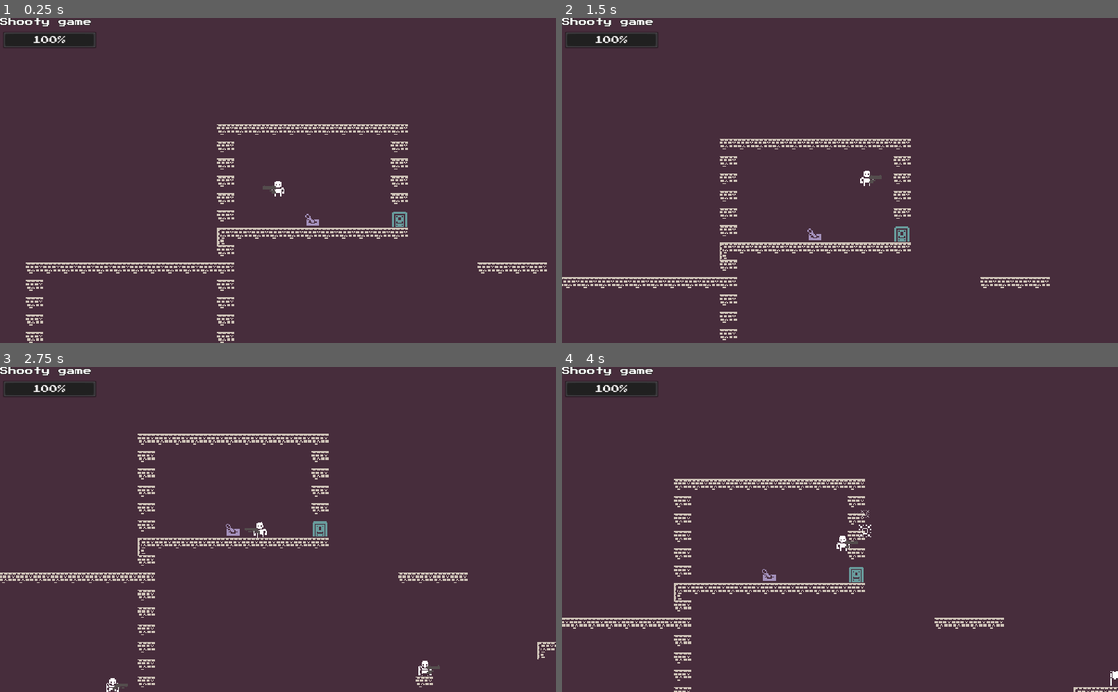
Above: before the commit, frames 1-4 (two rows, left to right).
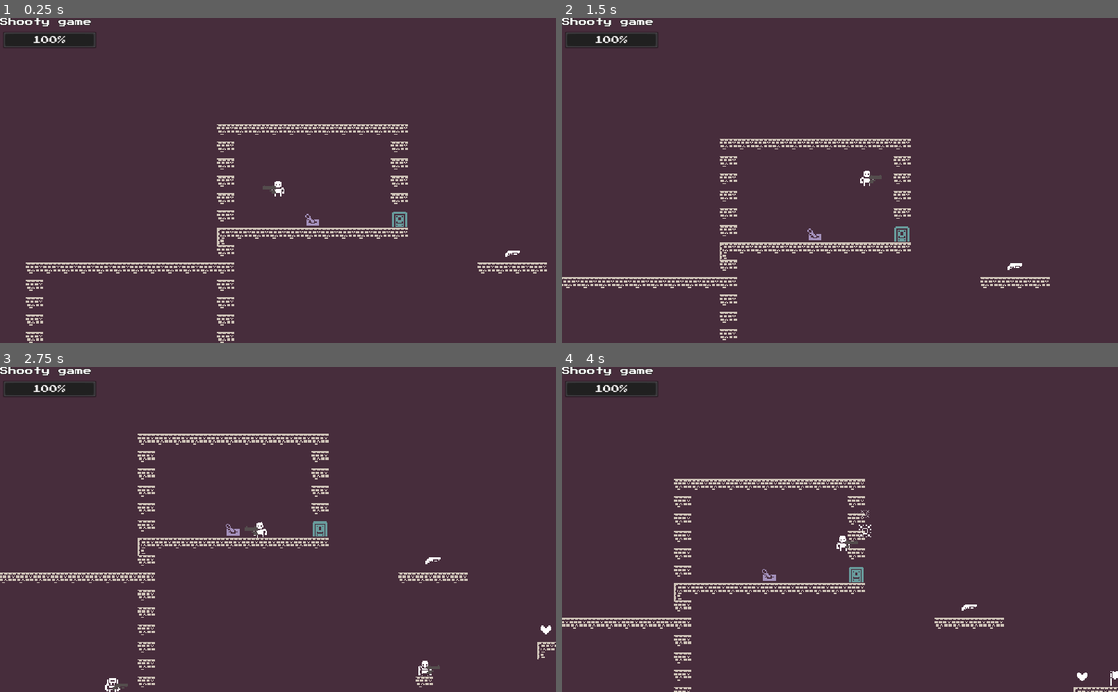
Above: after the commit, the same moments.

Repository: BasicLich/miz-jam-1-entry
Game: Godot game, scene res://Game.tscn
Two runs of this game, one before a commit and one after it. Both use one fixed random seed, a clock stepped at 60 frames per second and the inputs below.
Inputs:
- Up to frame 1 (0.25 s): no input
- Up to frame 2 (1.5 s): tap F at 0.5, 1.25 s; hold S (player_aim_down) 0.53-1.28 s; hold Right (player_right) from 0.53 s (still down); tap Z (player_jump) at 0.77 s; tap W (player_aim_up) at 1.35 s
- Up to frame 3 (2.75 s): tap Z (player_jump) at 1.52 s; tap F at 2 s; release Right (player_right) at 2.03 s; hold Left (player_left) from 2.03 s (still down); tap } (player_next_weapon) at 2.1 s
- Up to frame 4 (4 s): tap F at 2.75, 3.5 s; release Left (player_left) at 2.78 s; hold Right (player_right) from 2.78 s (still down); tap { (player_prev_weapon) at 2.85 s; tap Z (player_jump) at 3.02, 3.77 s; hold X (player_shoot) from 3.53 s (still down)

The runs differ from the first frame. In frame 1, less than 0.1% of the frame differs, in the area x 90-94%, y 71-74%; in frame 2, less than 0.1%; in frame 3, 0.1%, in the area x 18-100%, y 48-100%; in frame 4, less than 0.1%.

Commit message:
Pickable weapons/health.

Diff:
--- a/Actor.gd
+++ b/Actor.gd
@@ -15,9 +15,7 @@
 var onFloor := false
 var movement := Common.STAY
 var weapons := [
-	Weapon.WeaponType.GUN,
-	Weapon.WeaponType.SHOTGUN,
-	Weapon.WeaponType.SUBMACHINE_GUN
+	Weapon.WeaponType.GUN
 ]
 
 onready var w := $Weapon as Weapon
@@ -114,3 +112,17 @@
 		set_collision_layer_bit(5, true)
 		set_collision_mask_bit(1, false)
 		set_collision_mask_bit(2, false)
+
+func heal(value: int) -> bool:
+	if health < maxHealth:
+		health = min(health + value, maxHealth)
+		return true
+	else:
+		return false
+
+func addWeapon(value) -> bool:
+	if weapons.find(value) != -1:
+		return false
+	else:
+		weapons.append(value)
+		return true
--- a/Common.gd
+++ b/Common.gd
@@ -7,3 +7,5 @@
 enum {UP, DOWN, STRAIGHT}
 
 enum {OFF, ON}
+
+enum PickupType {HEALTH, SHOTGUN, SUBMACHINE_GUN}
--- a/Door.gd
+++ b/Door.gd
@@ -18,10 +18,6 @@
 	if state == Common.ON and closed:
 		closed = false
 		ap.play("Open")
-		print_debug("Opening door")
 	elif not closed:
 		closed = true
 		ap.play_backwards("Open")
-		print_debug("Closing door")
-	else:
-		print_debug("Nothing with door")
--- a/Levels/Level0.tscn
+++ b/Levels/Level0.tscn
@@ -8,6 +8,7 @@
 [ext_resource path="res://Switch.tscn" type="PackedScene" id=6]
 [ext_resource path="res://Door.tscn" type="PackedScene" id=7]
 [ext_resource path="res://Goal.tscn" type="PackedScene" id=8]
+[ext_resource path="res://Pickup.tscn" type="PackedScene" id=9]
 
 [node name="Level" type="TileMap"]
 tile_set = ExtResource( 1 )
@@ -57,3 +58,14 @@
 
 [node name="Goal" parent="." instance=ExtResource( 8 )]
 position = Vector2( 728, 88 )
+
+[node name="Pickup" parent="." instance=ExtResource( 9 )]
+position = Vector2( 696, 88 )
+
+[node name="Pickup2" parent="." instance=ExtResource( 9 )]
+position = Vector2( 592, 24 )
+type = 1
+
+[node name="Pickup3" parent="." instance=ExtResource( 9 )]
+position = Vector2( 608, 312 )
+type = 2
--- /dev/null
+++ b/Pickup.gd
@@ -0,0 +1,24 @@
+extends Area2D
+
+class_name Pickup
+
+export(Common.PickupType) var type
+
+func _ready():
+	$Icon/Health.visible        = type == Common.PickupType.HEALTH
+	$Icon/Shotgun.visible       = type == Common.PickupType.SHOTGUN
+	$Icon/SubmachineGun.visible = type == Common.PickupType.SUBMACHINE_GUN
+
+	$AnimationPlayer.play("Idle")
+
+func _on_Pickup_body_entered(body):
+	if body is Player:
+		if type == Common.PickupType.HEALTH:
+			if body.heal(25):
+				queue_free()
+		elif type == Common.PickupType.SHOTGUN:
+			if body.addWeapon(Weapon.WeaponType.SHOTGUN):
+				queue_free()
+		elif type == Common.PickupType.SUBMACHINE_GUN:
+			if body.addWeapon(Weapon.WeaponType.SUBMACHINE_GUN):
+				queue_free()
--- /dev/null
+++ b/Pickup.tscn
@@ -0,0 +1,49 @@
+[gd_scene load_steps=5 format=2]
+
+[ext_resource path="res://Pickup.gd" type="Script" id=1]
+[ext_resource path="res://Data/ColTile16x16.tres" type="Shape2D" id=2]
+[ext_resource path="res://Art/monochrome_transparent.png" type="Texture" id=3]
+
+[sub_resource type="Animation" id=1]
+resource_name = "Idle"
+length = 5.0
+loop = true
+tracks/0/type = "value"
+tracks/0/path = NodePath("Icon:position")
+tracks/0/interp = 1
+tracks/0/loop_wrap = true
+tracks/0/imported = false
+tracks/0/enabled = true
+tracks/0/keys = {
+"times": PoolRealArray( 0, 2.5 ),
+"transitions": PoolRealArray( 1, 1.31951 ),
+"update": 0,
+"values": [ Vector2( 0, 0 ), Vector2( 0, -3 ) ]
+}
+
+[node name="Pickup" type="Area2D"]
+script = ExtResource( 1 )
+
+[node name="Icon" type="Node2D" parent="."]
+
+[node name="Health" type="Sprite" parent="Icon"]
+texture = ExtResource( 3 )
+region_enabled = true
+region_rect = Rect2( 663, 170, 16, 16 )
+
+[node name="Shotgun" type="Sprite" parent="Icon"]
+texture = ExtResource( 3 )
+region_enabled = true
+region_rect = Rect2( 663, 153, 16, 16 )
+
+[node name="SubmachineGun" type="Sprite" parent="Icon"]
+texture = ExtResource( 3 )
+region_enabled = true
+region_rect = Rect2( 697, 153, 16, 16 )
+
+[node name="CollisionShape2D" type="CollisionShape2D" parent="."]
+shape = ExtResource( 2 )
+
+[node name="AnimationPlayer" type="AnimationPlayer" parent="."]
+anims/Idle = SubResource( 1 )
+[connection signal="body_entered" from="." to="." method="_on_Pickup_body_entered"]
--- a/Player.gd
+++ b/Player.gd
@@ -58,6 +58,11 @@
 	if health == 0:
 		globalState.gameOver()
 
+func heal(value: int) -> bool:
+	var result := .heal(value)
+	_updateHealth()
+	return result
+
 func sleep():
 	set_process(false)
 	setAim(Common.STRAIGHT)
--- a/ShotgunGuy.tscn
+++ b/ShotgunGuy.tscn
@@ -19,7 +19,7 @@
 [node name="Sprite" type="Sprite" parent="."]
 texture = ExtResource( 3 )
 region_enabled = true
-region_rect = Rect2( 408, 51, 16, 16 )
+region_rect = Rect2( 527, 102, 16, 16 )
 
 [node name="CollisionShape2D" type="CollisionShape2D" parent="."]
 shape = ExtResource( 4 )
--- a/SubmachineGunGuy.tscn
+++ b/SubmachineGunGuy.tscn
@@ -19,7 +19,7 @@
 [node name="Sprite" type="Sprite" parent="."]
 texture = ExtResource( 3 )
 region_enabled = true
-region_rect = Rect2( 408, 51, 16, 16 )
+region_rect = Rect2( 408, 102, 16, 16 )
 
 [node name="CollisionShape2D" type="CollisionShape2D" parent="."]
 shape = ExtResource( 4 )
--- a/project.godot
+++ b/project.godot
@@ -34,6 +34,11 @@
 "language": "GDScript",
 "path": "res://Guy.gd"
 }, {
+"base": "Area2D",
+"class": "Pickup",
+"language": "GDScript",
+"path": "res://Pickup.gd"
+}, {
 "base": "Actor",
 "class": "Player",
 "language": "GDScript",
@@ -65,6 +70,7 @@
 "Door": "",
 "Goal": "",
 "Guy": "",
+"Pickup": "",
 "Player": "",
 "Projectile": "",
 "Switch": "",
Not shown: 1 places in Levels/Level0.tscn that only renumber resources
